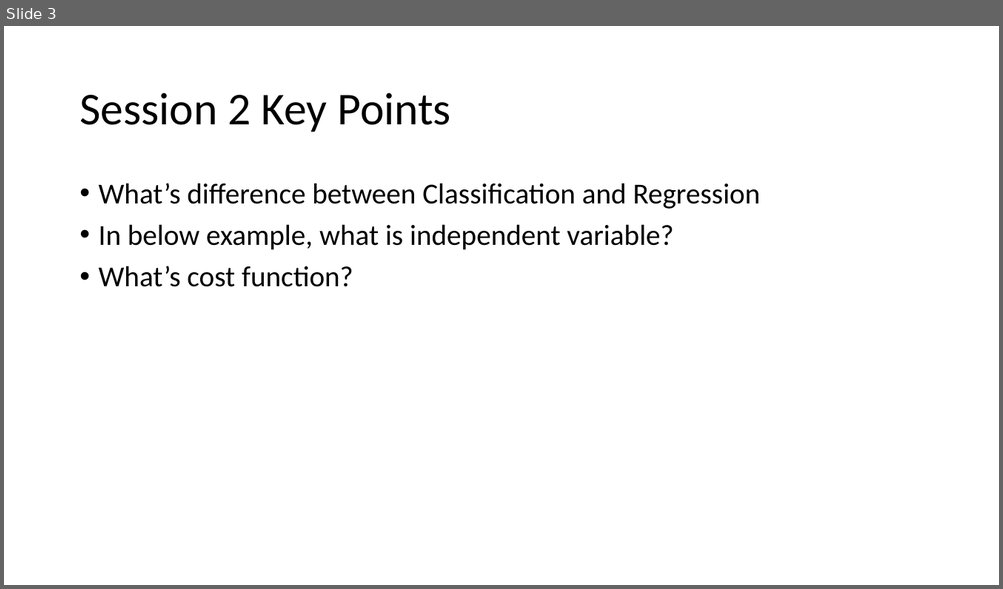
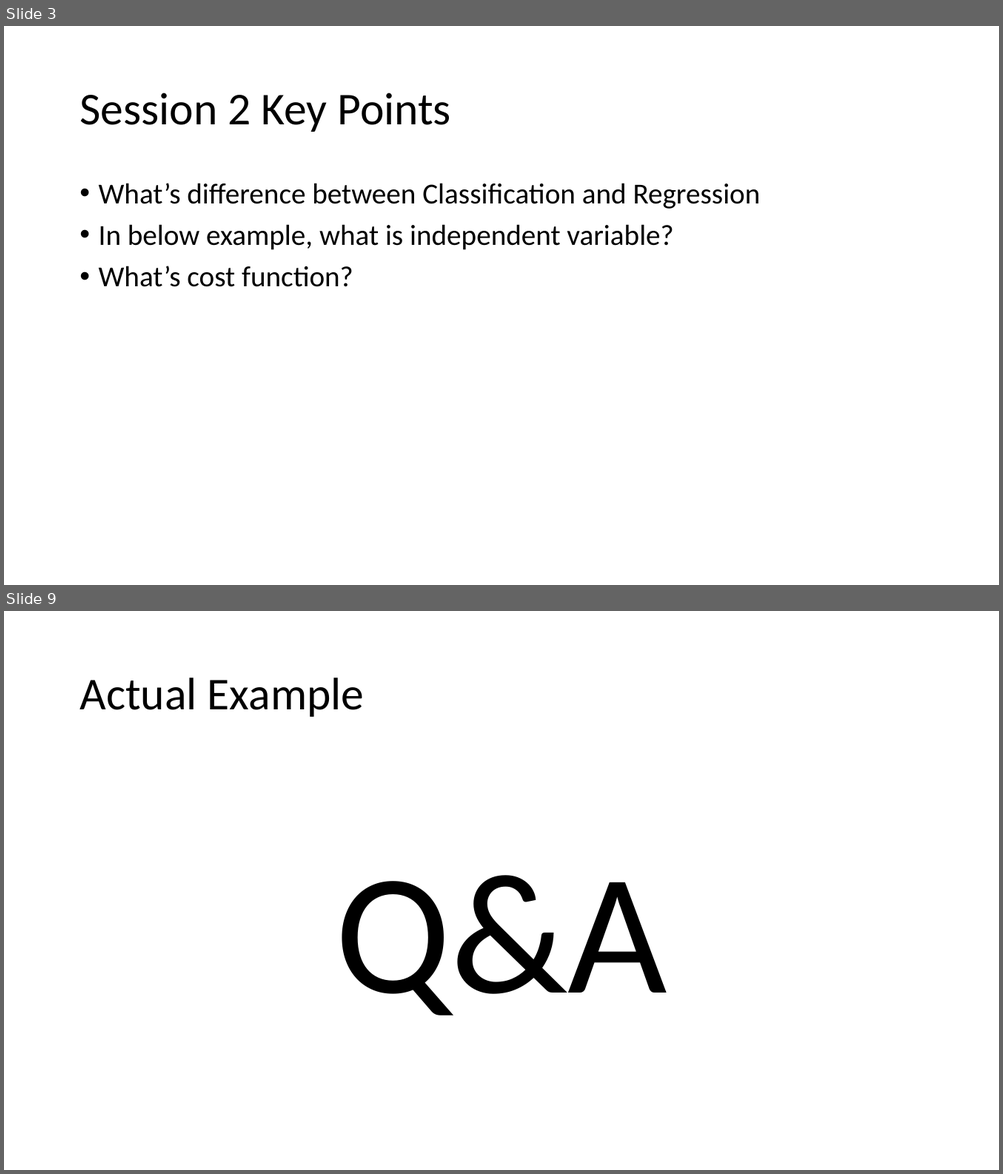
Before and after one commit to sijiali57/Machine_Learning_101, a slide deck: 3_Suervised_Learning_Decision_Tree/3_Supervised_Learning_Decision_Tree.pptx. Shown one above the other, each under a label of ours: slide 3 before the commit, slides 3 and 9 after it; the slides between them are not shown. The pictures are 1003x589 and 1003x1174 pixels, drawn with LibreOffice and Linux fonts; fonts in the diff are those of the drawing. Boxes give left, top, right and bottom in pixels: in the first picture for what was removed or moved away, otherwise in the second. Text is boxed around its words. In the diff, an @@ line names an element or a change of style, - is before the commit and + after.

```diff
--- a/3_Suervised_Learning_Decision_Tree/3_Supervised_Learning_Decision_Tree.pptx
+++ b/3_Suervised_Learning_Decision_Tree/3_Supervised_Learning_Decision_Tree.pptx
@@ slide 9 added at (4,611,999,1170), background #FFFFFF @@
@@ title added at (79,678,364,717), 44 pt, text #000000 @@
+Actual Example
@@ text added at (335,875,667,1016), 166 pt, text #000000 @@
+Q&A
```
Also in this commit, not shown: 4 other slides added, 9 other files.
